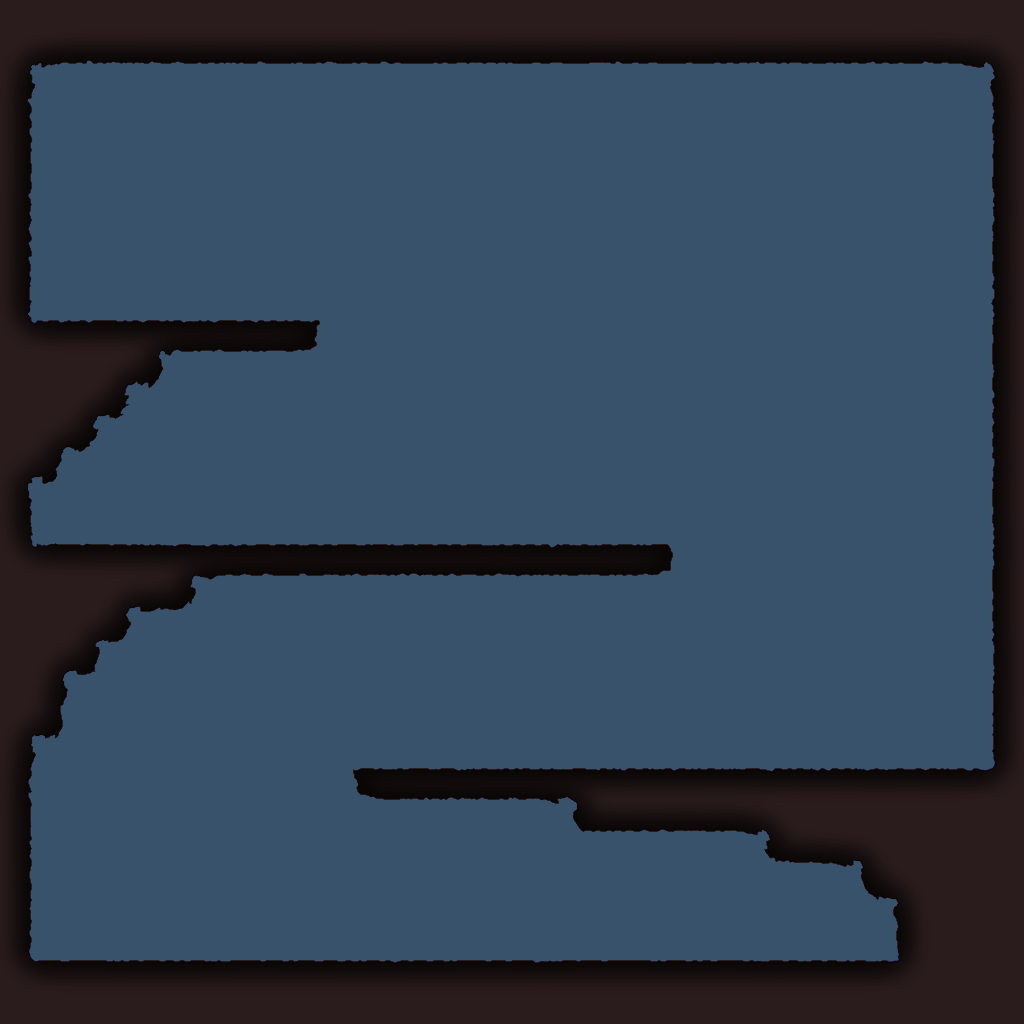
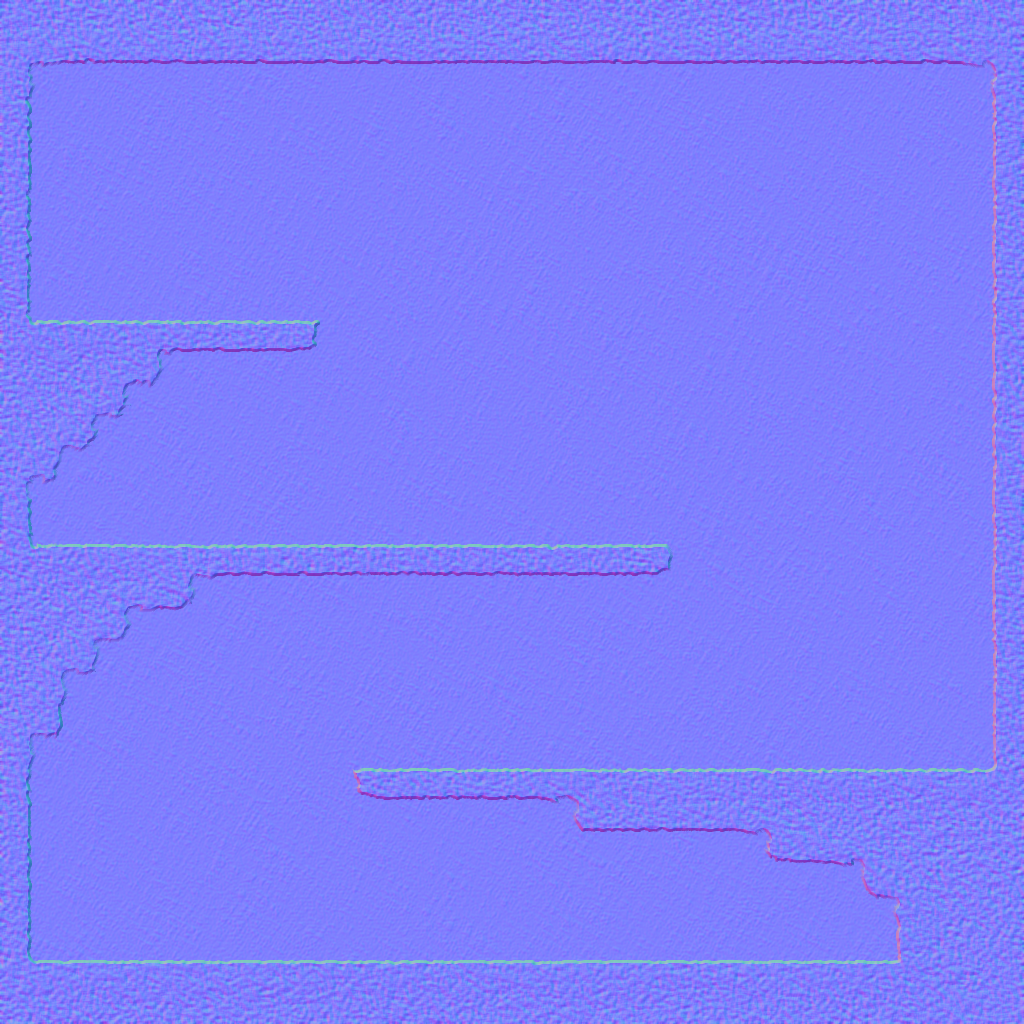
Layers edited between the first and the second 1024px x 1024px image:
showed "Normal" over [0, 0, 1024, 1024]
hid "Ground/Walls" over [0, 0, 1024, 1024]
added layer "Background Normal" above "Background" over [0, 0, 1024, 1024]
hid "Background" over [0, 0, 1024, 1024]
